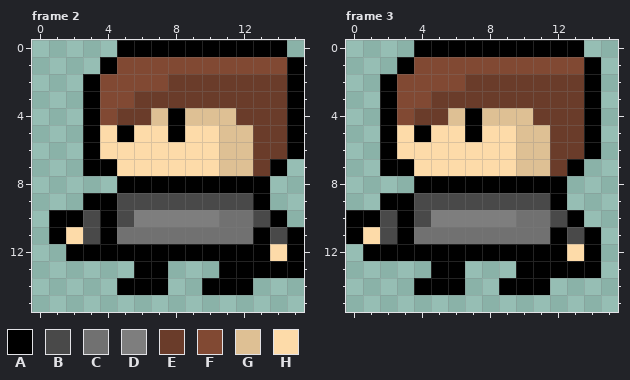
A pixel-art file gets an edit: aseprite/guy/guy-damaged.aseprite. That is the earlier state.
16x16 pixels, 3 frames. Shown: frame 2, frame 3. The commit also changed other frames, which this record leaves out.
Palette (. is transparent): A #000000  B #494949  C #717171  D #7e7e7e  E #6a3c2a  F #814933  G #dec094  H #fddba9
Pixels before, frame 2, first column x 1:
 0 ....AAAAAAAAAA.
 1 ...AFFFFFFFFFFA
 2 ..AFFFFEEEEEEEA
 3 ..AFFEEEEEEEEEA
 4 ..AFEEGAGGGEEEA
 5 ..AHAHHAHHGGEEA
 6 ..AHHHHHHHGGEEA
 7 ..AAHHHHHHGGEA.
 8 ....AAAAAAAAA..
 9 ..AABBBBBBBBA..
10 AABABDDDDDCCBA.
11 AHBACCCCCCCCABA
12 .AAAAAAAAAAAAHA
13 .....AA...AAAAA
14 ....AAA..AAA...
Pixels before, frame 3, first column x 0:
 0 ....AAAAAAAAAA.
 1 ...AFFFFFFFFFFA
 2 ..AFFFFEEEEEEEA
 3 ..AFFEEEEEEEEEA
 4 ..AFEEGAGGGEEEA
 5 ..AHAHHAHHGGEEA
 6 ..AHHHHHHHGGEEA
 7 ..AAHHHHHHGGEA.
 8 ....AAAAAAAAA..
 9 ..AABBBBBBBBA..
10 AABABDDDDDCCBA.
11 AHBACCCCCCCCABA
12 .AAAAAAAAAAAAHA
13 .....AA...AAAAA
14 ....AAA..AAA...
The result:
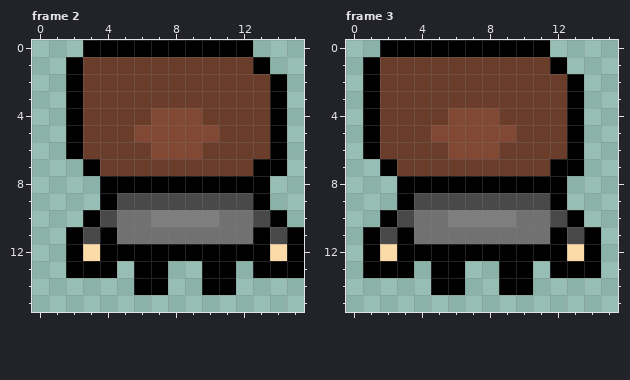
The commit says: Adjust damage animation speed for Guy
Diff:
layer "Side" now hidden
layer "Back" now shown
Frame 2:
y 0: x 3..4 .. -> AA; x 13..14 AA -> ..
y 1: x 2..15 ..AFFFFFFFFFFA -> AEEEEEEEEEEA..
y 2: x 2..7 .AFFFF -> AEEEEE; x 14..15 EA -> A.
y 3: x 2..5 .AFF -> AEEE; x 14..15 EA -> A.
y 4: x 2..4 .AF -> AEE; x 7..11 GAGGG -> FFFEE; x 14..15 EA -> A.
y 5: x 2..12 .AHAHHAHHGG -> AEEEFFFFFEE; x 14..15 EA -> A.
y 6: x 2..12 .AHHHHHHHGG -> AEEEEFFFEEE; x 14..15 EA -> A.
y 7: x 4..13 AHHHHHHGGE -> EEEEEEEEEA
y 8: x 4 . -> A
y 9: x 3 A -> .
y 10: x 1..6 AABABD -> ..ABCC
y 11: x 1..2 AH -> .A
y 12: x 3 A -> H
y 13: x 2..4 ... -> AAA; x 10 . -> A; x 12 A -> .
y 14: x 5 A -> .; x 12 A -> .
Frame 3:
y 0: x 2..3 .. -> AA; x 12..13 AA -> ..
y 1: x 1..14 ..AFFFFFFFFFFA -> AEEEEEEEEEEA..
y 2: x 1..6 .AFFFF -> AEEEEE; x 13..14 EA -> A.
y 3: x 1..4 .AFF -> AEEE; x 13..14 EA -> A.
y 4: x 1..3 .AF -> AEE; x 6..10 GAGGG -> FFFEE; x 13..14 EA -> A.
y 5: x 1..11 .AHAHHAHHGG -> AEEEFFFFFEE; x 13..14 EA -> A.
y 6: x 1..11 .AHHHHHHHGG -> AEEEEFFFEEE; x 13..14 EA -> A.
y 7: x 3..12 AHHHHHHGGE -> EEEEEEEEEA
y 8: x 3 . -> A
y 9: x 2 A -> .
y 10: x 0..5 AABABD -> ..ABCC
y 11: x 0..1 AH -> .A
y 12: x 2 A -> H
y 13: x 1..3 ... -> AAA; x 9 . -> A; x 11 A -> .
y 14: x 4 A -> .; x 11 A -> .
